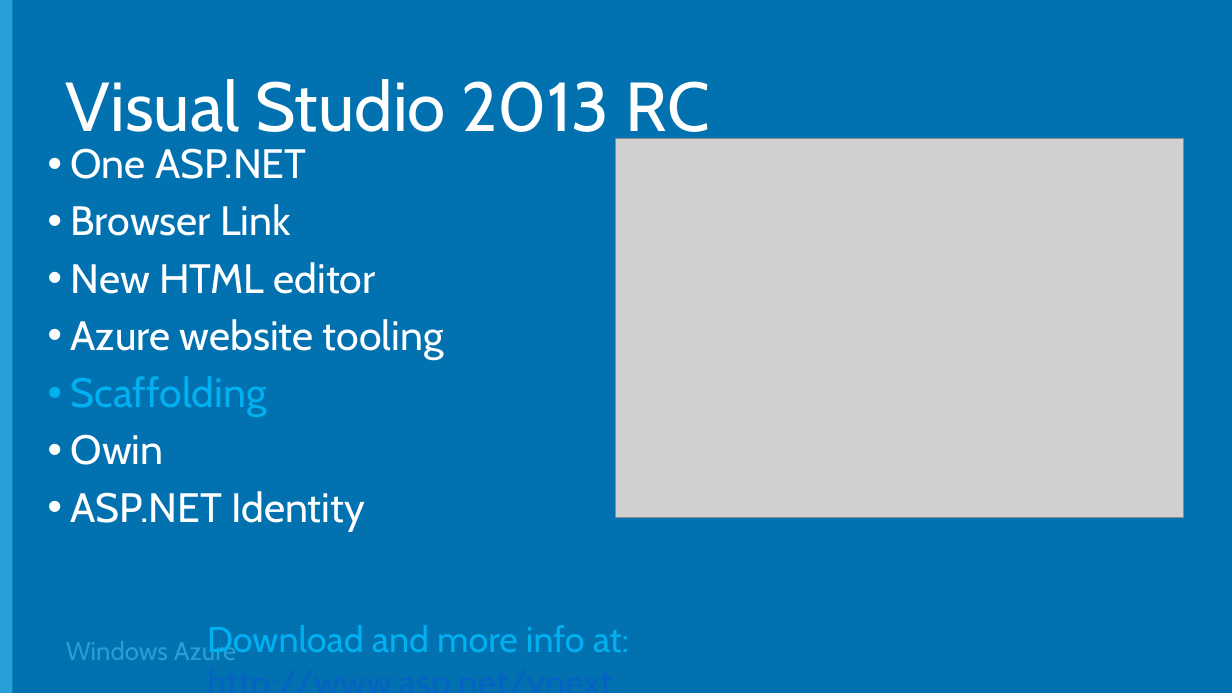
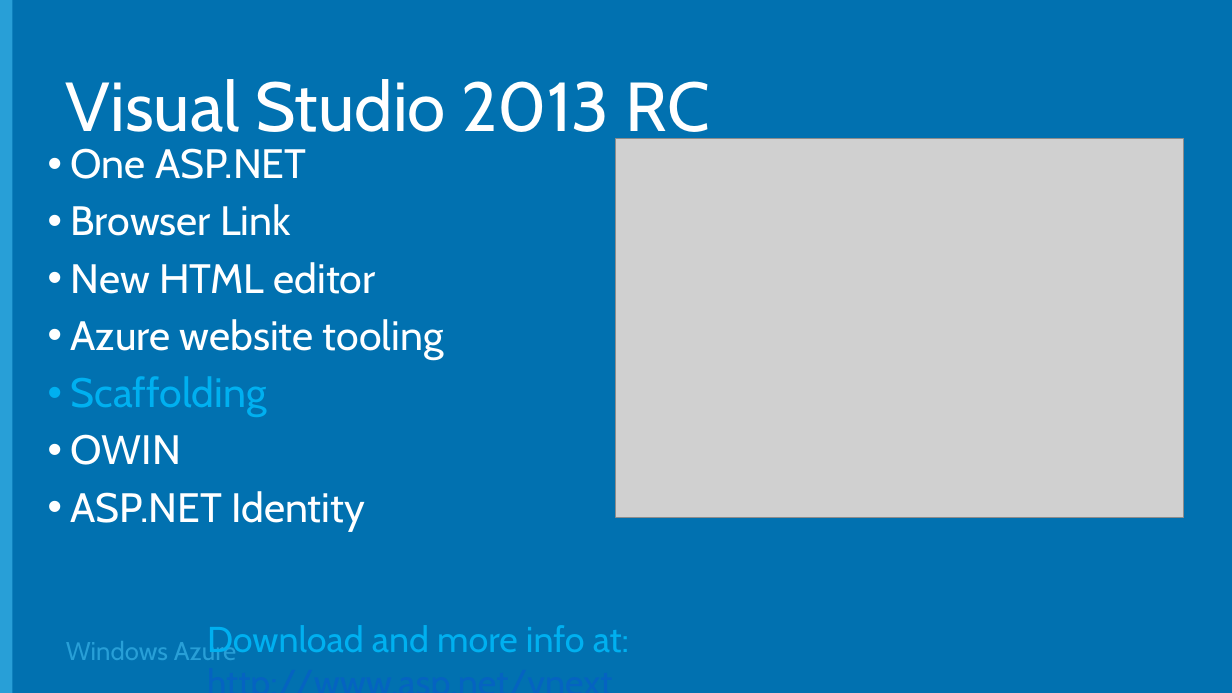
Before and after one commit to Microsoft-Web/DECK-ASPNET-and-VS-Web-Tooling, a slide deck: slide 14 of 2-ASPNET-and-VS-Web-Tooling.pptx. Drawn at 1232x693 pixels with LibreOffice and Linux fonts; fonts in the diff are those of the drawing; grey boxes stand for pictures; background and template pictures are left out. Boxes give left, top, right and bottom in pixels: in the first picture for what was removed or moved away, otherwise in the second. Text is boxed around its words. In the diff, an @@ line names an element or a change of style, - is before the commit and + after.

```diff
--- a/2-ASPNET-and-VS-Web-Tooling.pptx
+++ b/2-ASPNET-and-VS-Web-Tooling.pptx
@@ text at <box>71,434,182,465</box>: text changed @@
-• Owin
+• OWIN
```
Also in this commit, not shown: 6 other slides changed, 2 slides added, 1 slide removed, 1 other file.
